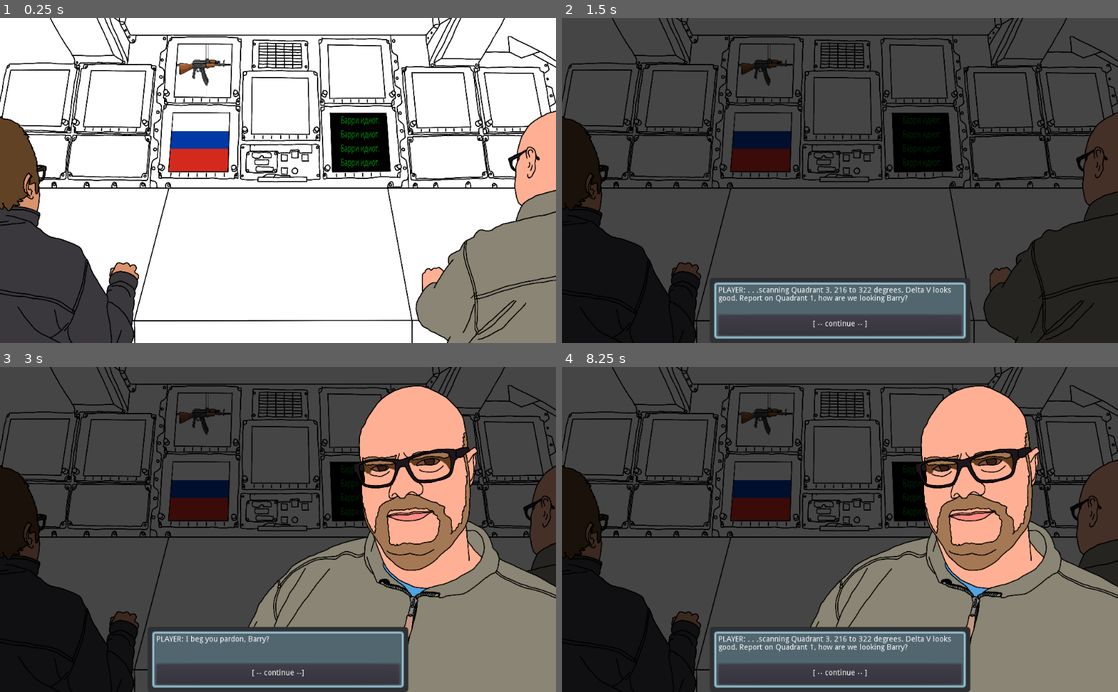
Above: before the commit, frames 1-4 (two rows, left to right).
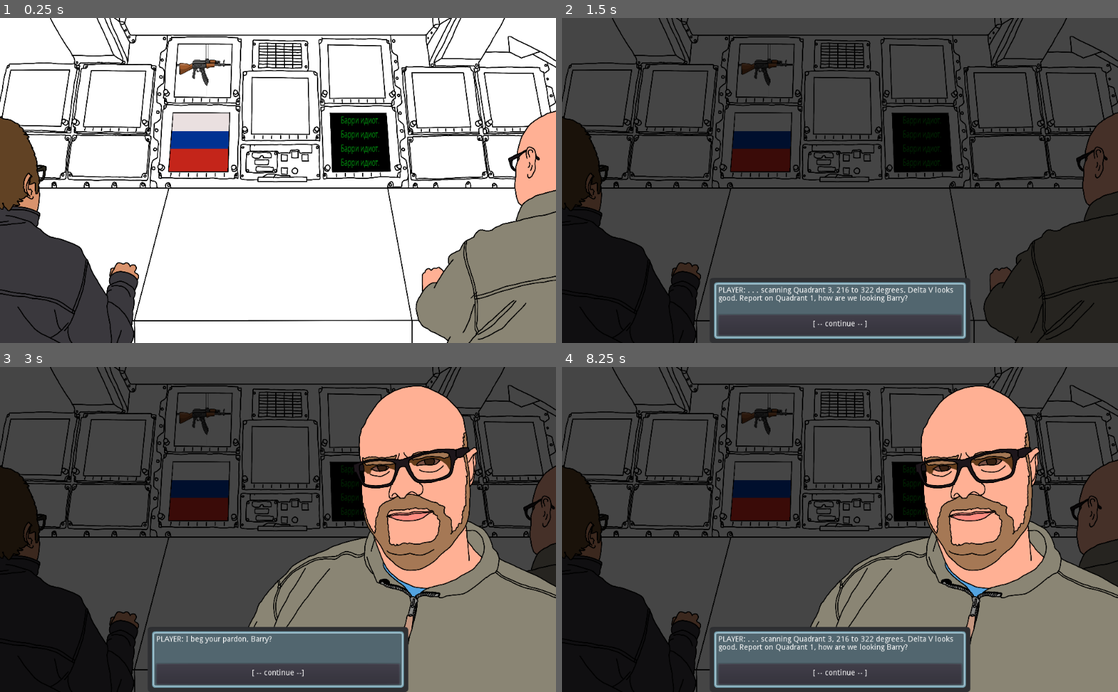
Above: after the commit, the same moments.

Repository: s3775599/BITS-clone
Game: Godot game, scene res://Scenes/Main.tscn
Two runs of this game, one before a commit and one after it. Both use one fixed random seed, a clock stepped at 60 frames per second and the inputs below.
Inputs (mouse positions are in pixels of both pictures, inside the frame that each line leads up to):
- Up to frame 1 (0.25 s): no input
- Up to frame 2 (1.5 s): tap Enter at 0.5 s; move the mouse to (840, 180) at 0.52 s; hold Right (ui_right) 0.53-1.28 s; click (840, 180) at 0.67 s; move the mouse to (845, 180) at 1.27 s; hold Down (ui_down) from 1.28 s (still down); click (845, 180) at 1.42 s
- Up to frame 3 (3 s): release Down (ui_down) at 2 s; click "[ -- continue -- ]" at 2 s; click "[ -- continue -- ]" at 2.75 s
- Up to frame 4 (8.25 s): click "[ -- continue --]" at 3.5 s; click "[ -- continue --]" at 4.25 s; move the mouse to (895, 458) at 5.02 s; hold Right (ui_right) 5.03-6.53 s; click (895, 458) at 5.17 s; move the mouse to (812, 594) at 5.77 s; click (812, 594) at 5.92 s; move the mouse to (1006, 578) at 6.52 s; hold Left (ui_left) 6.53-8.03 s; click (1006, 578) at 6.67 s; tap Space at 7.25 s; move the mouse to (673, 480) at 7.27 s; click (673, 480) at 7.42 s; tap Enter at 8 s; move the mouse to (867, 529) at 8.02 s; hold Down (ui_down) from 8.03 s (still down); click (867, 529) at 8.17 s

The runs differ from the first frame. In frame 1, 0.5% of the frame differs, in the area x 31-42%, y 29-35%; in frame 2, 0.4%; in frame 3, 0.1%; in frame 4, 0.4%.

Commit message:
Intro updates

Diff:
--- a/NightwatchDialogueSystem/IntroDialogue.gd
+++ b/NightwatchDialogueSystem/IntroDialogue.gd
@@ -10,11 +10,11 @@
 func intro_dialogues(id):
 	match id:
 		"i1":
-			return [["PLAYER: . . .scanning Quadrant 3, 216 to 322 degrees. Delta V looks good. Report on Quadrant 1, how are we looking Barry?", "[ -- continue -- ]"], ["0", "i2"]]
+			return [["PLAYER: . . . scanning Quadrant 3, 216 to 322 degrees. Delta V looks good. Report on Quadrant 1, how are we looking Barry?", "[ -- continue -- ]"], ["0", "i2"]]
 		"i2":
 			return [["Everything's fine mate.", "[ -- continue -- ]"], ["0", "i3"]]
 		"i3":
-			return [["PLAYER: I beg you pardon, Barry?", "[ -- continue --]"], ["0", "i4"]]
+			return [["PLAYER: I beg your pardon, Barry?", "[ -- continue --]"], ["0", "i4"]]
 		"i4":
 			return [["All good.", "[ -- continue --]"], ["0", "i5"]]
 		"i5":
@@ -24,7 +24,7 @@
 		"i7":
 			return [["Systems report, John?", "[ -- continue -- ]"], ["0", "i8"]]
 		"i8":
-			return [["It's fine, it's whatever.", "[ -- continue -- ]"], ["0", "i9"]]
+			return [["It's fine, it's whatever.", "[ -- continue -- ]"], ["0", "end"]]
 
 func intro_sequence(button_id):
 	intro_dialogues(button_id)
@@ -46,6 +46,9 @@
 		"i8":
 			john_anim.play('JohnCloseSlideIn')
 			player_to_john(button_id)
+			main_script.john_close = false
+			main_script.barry_close = false
+			main_script.player_close = false
 
 
 func player_to_barry(button_id):
--- a/NightwatchDialogueSystem/Scenes/Main.gd
+++ b/NightwatchDialogueSystem/Scenes/Main.gd
@@ -11,8 +11,6 @@
 func _process(delta):
 	if john_close or barry_close or player_close:
 		darken_background()
-	else:
-		normalise_background()
 
 
 func _input(event):
@@ -70,6 +68,7 @@
 	print("button_id = ", button_id)
 	if button_id == "end":
 		hide_barry()
+		normalise_background()
 	elif button_id[0] == "i":
 		intro_dialogue.intro_sequence(button_id)
 	else:
@@ -81,6 +80,7 @@
 	print("button_id = ", button_id)
 	if button_id == "end":
 		hide_john()
+		normalise_background()
 	else:
 		var next_dialogue = john_dialogue.john_dialogues(button_id)
 		$CanvasLayer/JohnPopup.set_text(next_dialogue)
@@ -88,7 +88,13 @@
 
 func _on_PlayerPopup_button_id(button_id):
 	if button_id == "end":
-		hide_player()
+		if player_close:
+			hide_player()
+		if john_close:
+			hide_john()
+		if barry_close:
+			hide_barry()
+		normalise_background()
 	else:
 		intro_dialogue.intro_sequence(button_id)
 
